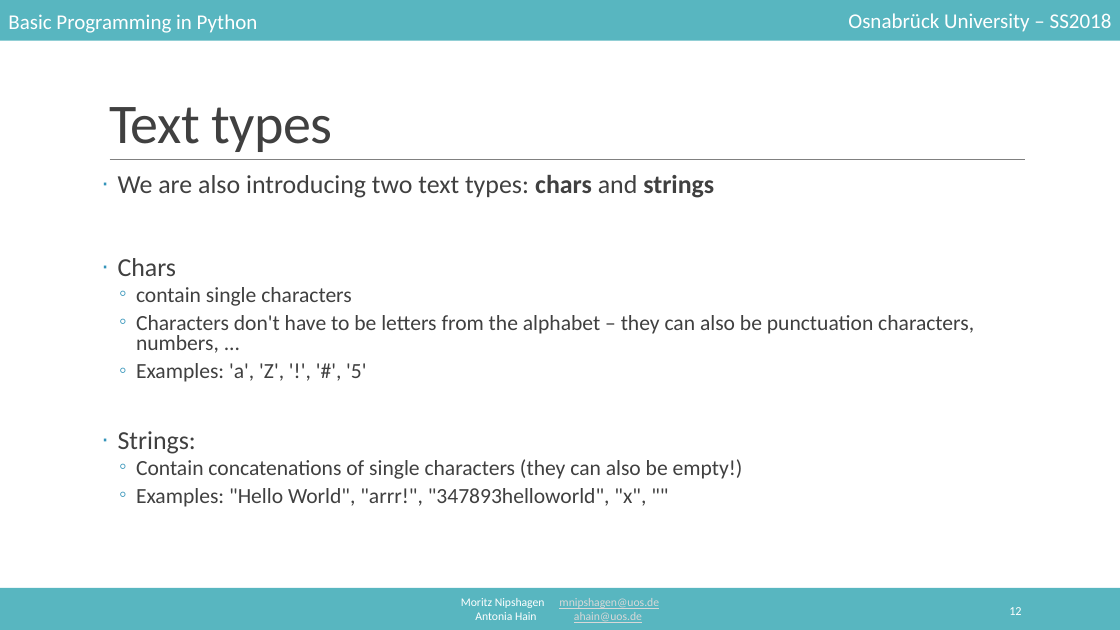
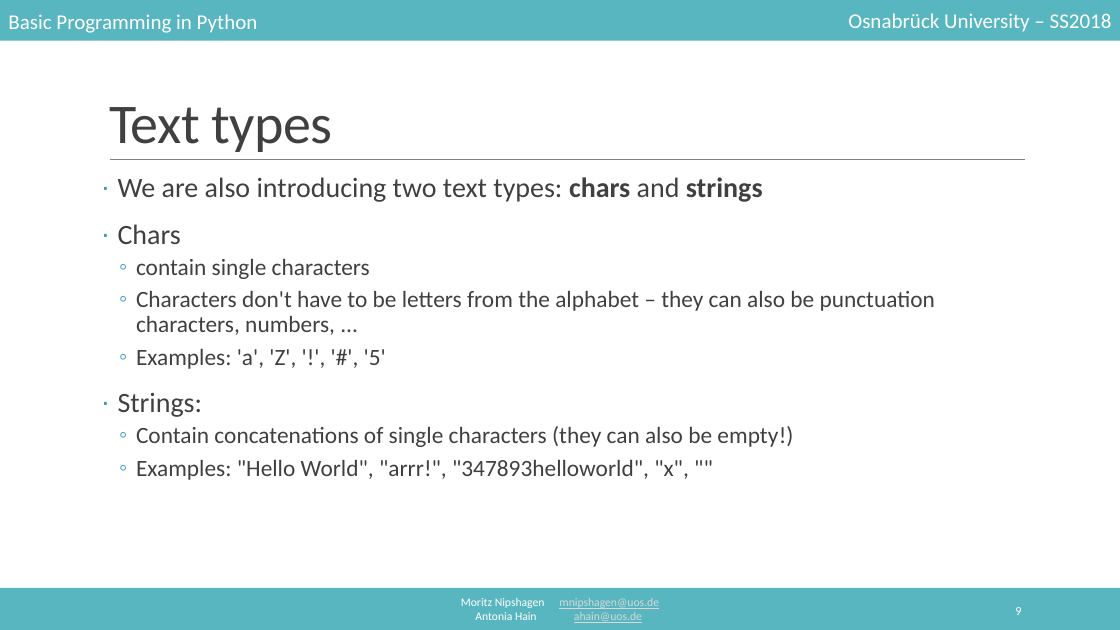
Before and after one commit to mnipshagen/monty, a slide deck: slide 9 of 2018/02/Syntax_and_variables.pptx (slide 12 before the commit). Drawn at 1120x630 pixels with LibreOffice and Linux fonts; fonts in the diff are those of the drawing. Boxes give left, top, right and bottom in pixels: in the first picture for what was removed or moved away, otherwise in the second. Text is boxed around its words. In the diff, an @@ line names an element or a change of style, - is before the commit and + after.

```diff
--- a/2018/02/Syntax_and_variables.pptx
+++ b/2018/02/Syntax_and_variables.pptx
@@ text "We are also introducing two ..." at [118, 177, 935, 480]: size 22.2 to 24 pt in "We are also introducing two text types: ...", "Chars", "Strings:"; size 18.5 to 20 pt in "contain single characters", "Characters don't have to be letters from ...", "Examples: 'a', 'Z', '!', '#', '5'", "Contain concatenations of single characters (they can ..." and 1 more places; line spacing 0.8 to 0.9 @@
@@ page number at [1015, 607, 1021, 615]: text changed @@
-12
+9
```
Also in this commit, not shown: 4 other slides changed, 3 slides removed, 1 other file.
